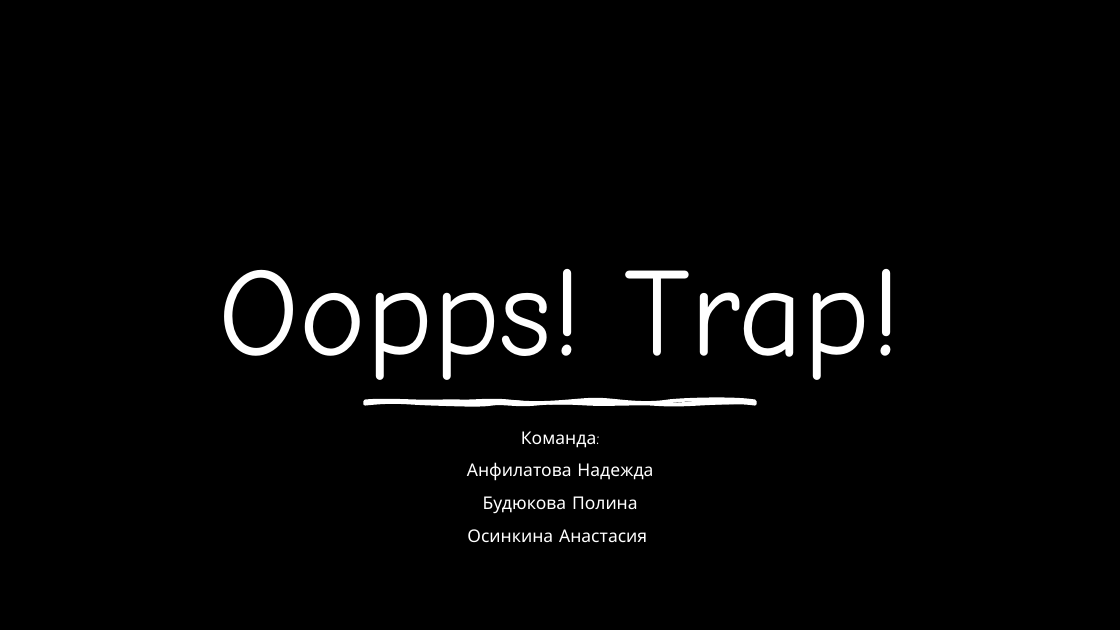
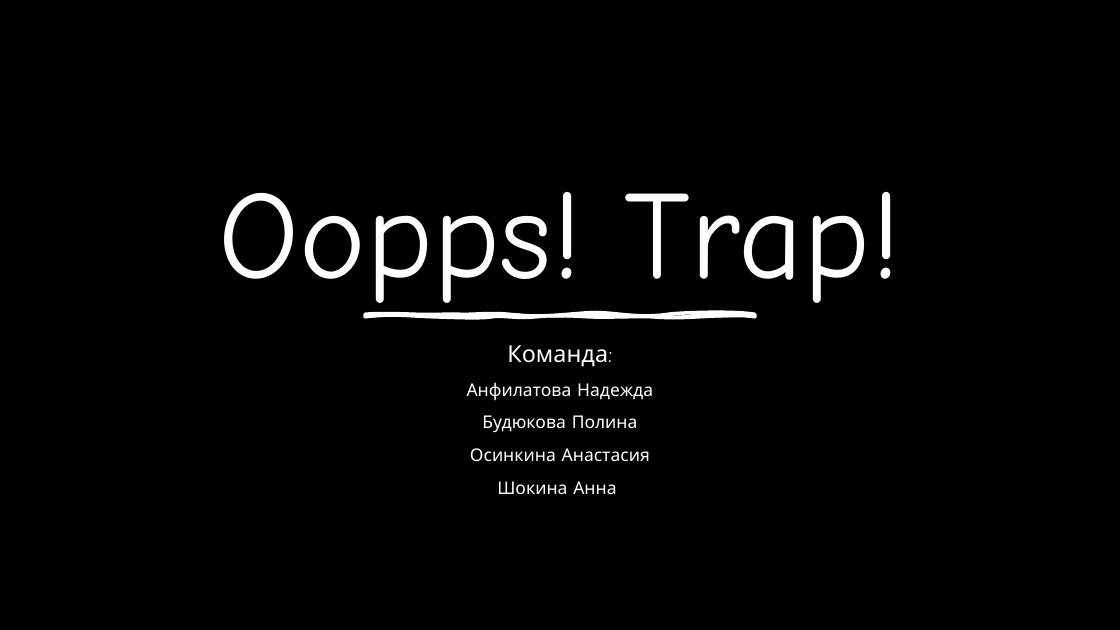
Before and after one commit to nastosinka/oops_trap, a slide deck: slide 1 of docs/Oopps!Trap!.pptx. Drawn at 1120x630 pixels with LibreOffice and Linux fonts; fonts in the diff are those of the drawing; background and template pictures are left out. Boxes give left, top, right and bottom in pixels: in the first picture for what was removed or moved away, otherwise in the second. Text is boxed around its words. In the diff, an @@ line names an element or a change of style, - is before the commit and + after.

```diff
--- a/docs/Oopps!Trap!.pptx
+++ b/docs/Oopps!Trap!.pptx
@@ title "Oopps! Trap!" rewrapped from box(219, 269, 901, 380) to box(219, 192, 901, 317) @@
@@ text "Команда:": place and size @@
-text "Команда:" at box(467, 431, 653, 542)
+text "Команда:" at box(467, 345, 653, 494)
@@ text "Команда:" at box(467, 345, 653, 494): vertical alignment top to bottom @@
@@ freeform shape: place and size @@
-freeform shape at box(365, 399, 755, 404)
+freeform shape at box(365, 313, 755, 318)
@@ freeform shape: place and size @@
-freeform shape at box(365, 399, 755, 405)
+freeform shape at box(365, 313, 755, 318)
@@ freeform shape at box(365, 313, 755, 318): fill #FFFFFF to none; outline none to #FFFFFF 3 pt @@
@@ freeform shape at box(365, 313, 755, 318): fill none to #FFFFFF; outline #FFFFFF 3 pt to none @@
@@ text at box(507, 345, 608, 367): size 15 to 20 pt in "Команда:"; less space between paragraphs @@
@@ text at box(497, 481, 616, 494): paragraph added @@
+Шокина Анна
```
Also in this commit, not shown: 5 other slides changed, 2 slides added.
